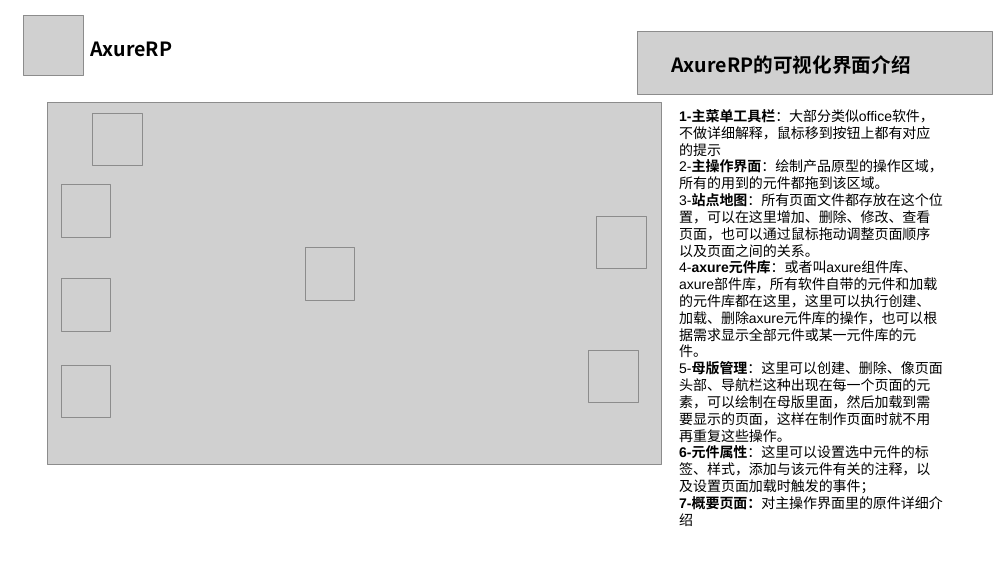
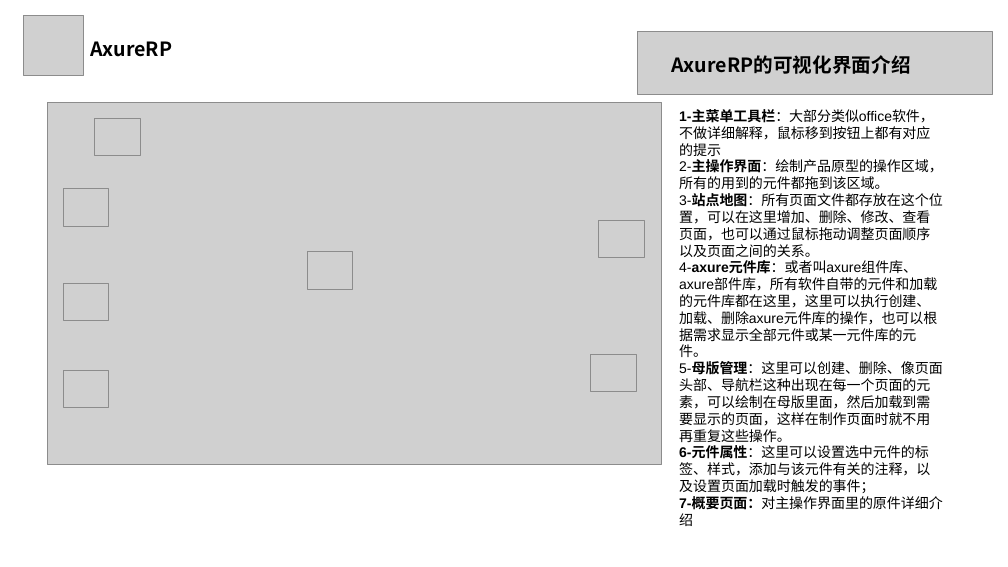
Before and after one commit to PRD-14/1, a slide deck: slide 38 of 软件工程系列课程教学辅助网站/非受控文档/PPT等/界面原型修改版.ppt. Drawn at 1008x567 pixels with LibreOffice and Linux fonts; fonts in the diff are those of the drawing; grey boxes stand for pictures. Boxes give left, top, right and bottom in pixels: in the first picture for what was removed or moved away, otherwise in the second. Text is boxed around its words. In the diff, an @@ line names an element or a change of style, - is before the commit and + after.

```diff
--- a/软件工程系列课程教学辅助网站/非受控文档/PPT等/界面原型修改版.ppt
+++ b/软件工程系列课程教学辅助网站/非受控文档/PPT等/界面原型修改版.ppt
@@ picture: place and size @@
-picture at [93, 114, 142, 166]
+picture at [95, 118, 141, 155]
@@ picture: place and size @@
-picture at [61, 184, 111, 237]
+picture at [64, 190, 109, 227]
@@ picture: place and size @@
-picture at [597, 217, 646, 269]
+picture at [599, 221, 645, 258]
@@ picture: place and size @@
-picture at [305, 247, 355, 300]
+picture at [307, 252, 353, 289]
@@ picture: place and size @@
-picture at [61, 279, 111, 332]
+picture at [64, 283, 109, 321]
@@ picture: place and size @@
-picture at [589, 350, 638, 402]
+picture at [591, 355, 636, 392]
@@ picture: place and size @@
-picture at [61, 366, 111, 418]
+picture at [64, 370, 109, 407]
```
Also in this commit, not shown: 1 other slide changed.
